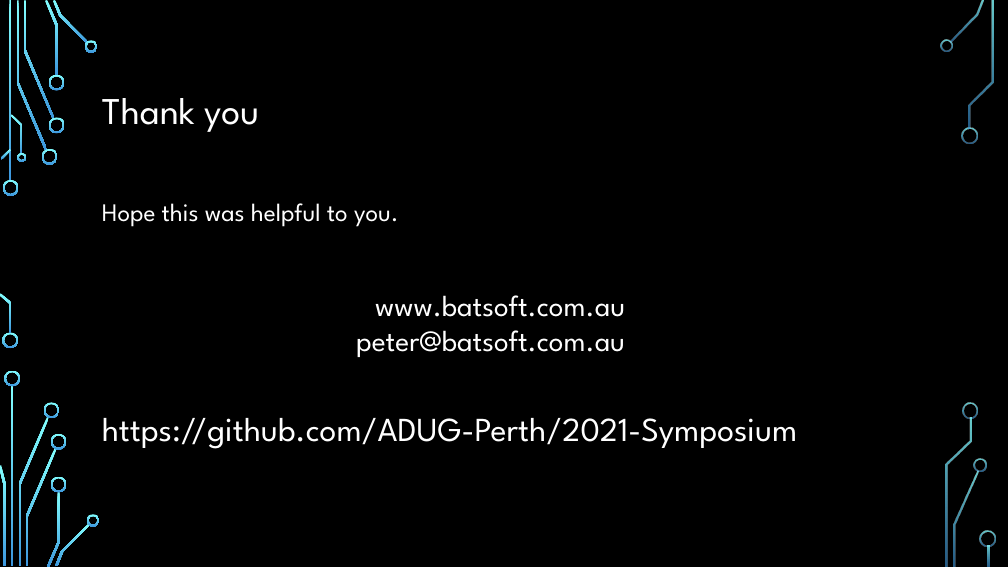
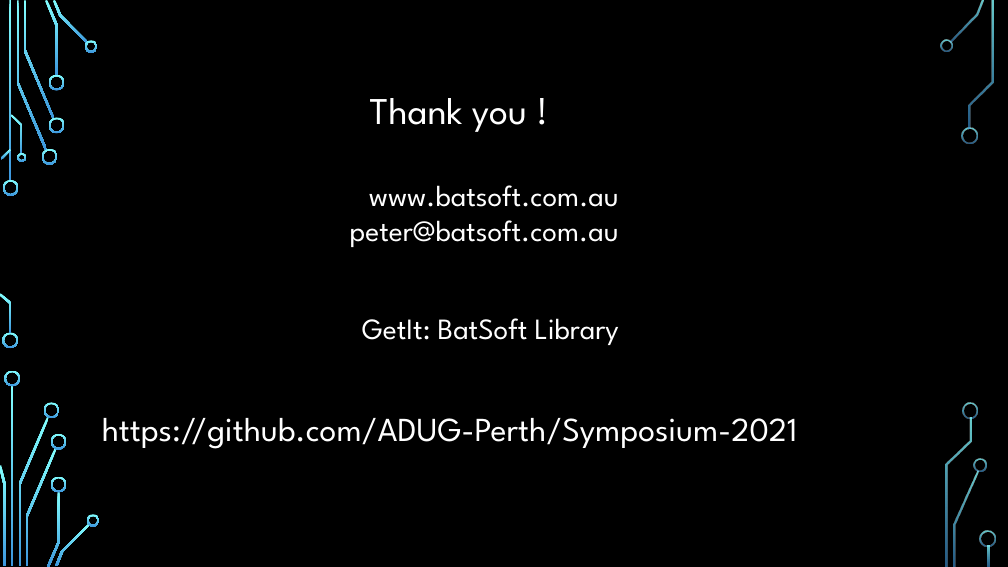
Before and after one commit to ADUG-Perth/Symposium-2021, a slide deck: slide 26 of Doc/Software patterns in Delphi.pptx (slide 25 before the commit). Drawn at 1008x567 pixels with LibreOffice and Linux fonts; fonts in the diff are those of the drawing; background and template pictures are left out. Boxes give left, top, right and bottom in pixels: in the first picture for what was removed or moved away, otherwise in the second. Text is boxed around its words. In the diff, an @@ line names an element or a change of style, - is before the commit and + after.

```diff
--- a/Doc/Software patterns in Delphi.pptx
+++ b/Doc/Software patterns in Delphi.pptx
@@ title at (x1=370, y1=98, x2=527, y2=132): text changed @@
-Thank you
+Thank you !
@@ text "www.batsoft.com.au" moved from (x1=356, y1=295, x2=625, y2=357) to (x1=350, y1=185, x2=619, y2=247) @@
@@ text removed at (x1=102, y1=203, x2=399, y2=227) @@
-Hope this was helpful to you.
@@ text added at (x1=362, y1=318, x2=619, y2=345), 28 pt, text #FFFFFF @@
+GetIt: BatSoft Library
@@ text at (x1=102, y1=418, x2=798, y2=449): text changed @@
-https://github.com/ADUG-Perth/2021-Symposium
+https://github.com/ADUG-Perth/Symposium-2021
```
Also in this commit, not shown: 6 other slides changed, 3 slides added, 2 slides removed, 4 other files.
